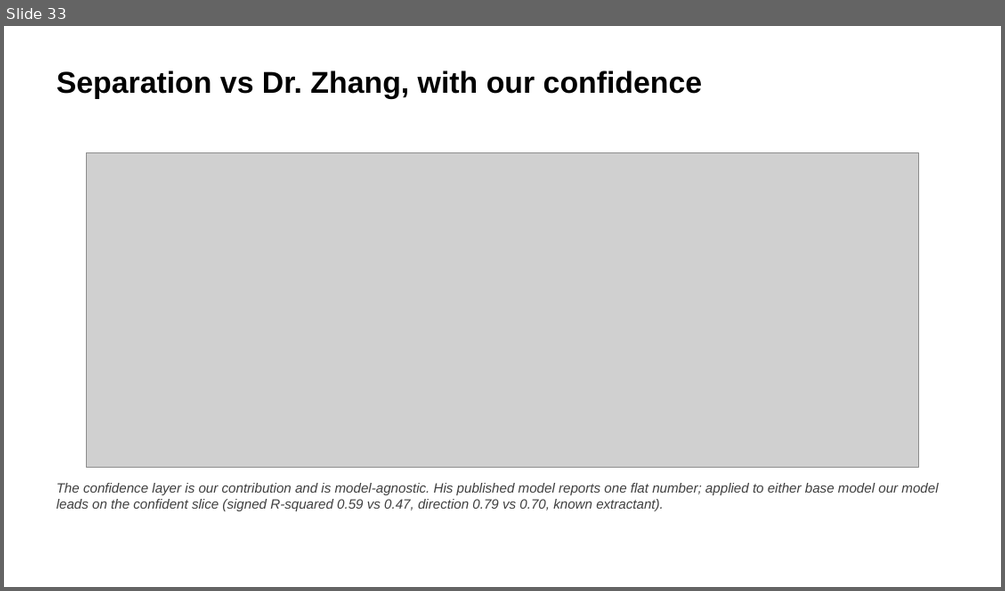
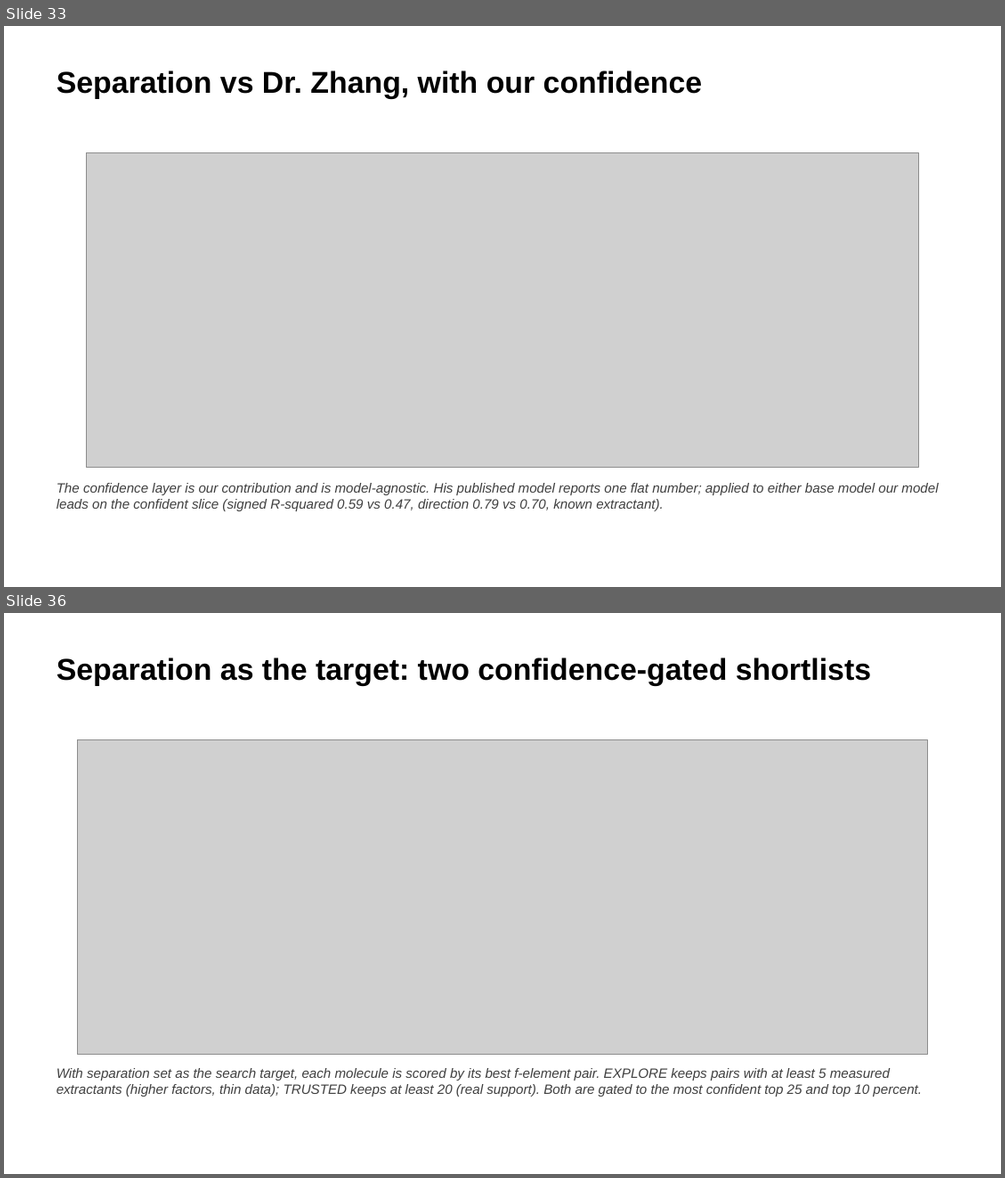
Before and after one commit to SkyEpstein/Machine-learning-to-separate-f-elements-2, a slide deck: docs/REE_Results_Slides_Final.pptx. Shown one above the other, each under a label of ours: slide 33 before the commit, slides 33 and 36 after it; the slides between them are not shown. The pictures are 1005x591 and 1005x1178 pixels, drawn with LibreOffice and Linux fonts; fonts in the diff are those of the drawing; grey boxes stand for pictures. Boxes give left, top, right and bottom in pixels: in the first picture for what was removed or moved away, otherwise in the second. Text is boxed around its words. In the diff, an @@ line names an element or a change of style, - is before the commit and + after.

```diff
--- a/docs/REE_Results_Slides_Final.pptx
+++ b/docs/REE_Results_Slides_Final.pptx
@@ slide 36 added at bbox=[4, 613, 1001, 1174], background #FFFFFF @@
@@ text added at bbox=[57, 657, 871, 686], 29 pt, text #000000, bold @@
+Separation as the target: two confidence-gated shortlists
@@ picture added at bbox=[77, 740, 928, 1054] @@
@@ text added at bbox=[57, 1068, 922, 1096], 13 pt, text #404040, italic @@
+With separation set as the search target, each molecule is scored by its best f-element pair. EXPLORE keeps pairs with at least 5 measured extractants (higher factors, thin data); TRUSTED keeps at least 20 (real support). Both are gated to the most confident top 25 and top 10 percent.
```
Also in this commit, not shown: 3 other slides added, 38 other files.
